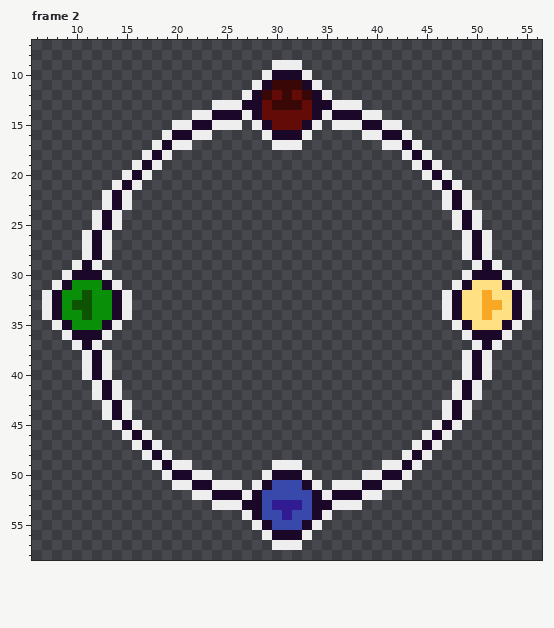
Edited in one commit: pixel-art file (Assets/Sprites/Aseprite/Hamonics Input UI.aseprite). The picture above was drawn from the file before the commit.
64x64 pixels, 5 frames. Shown: frame 2: x 6..56, y 7..58. The commit also changed other frames, which this record leaves out.
After the commit:
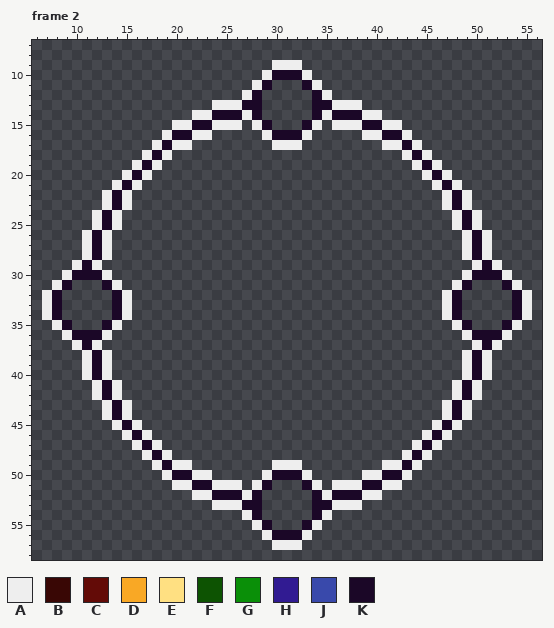
Palette (. is transparent): A #eeeeee  B #390705  C #630b07  D #f9a825  E #ffe082  F #0d5302  G #0a8f08  H #311b92  J #3949ab  K #1b0727
Changes in this commit:
layer "Layer 4" now hidden
--- frame 2
@@ x 27..35 @@
 10 ..AKKKA..
-11 .AKBBBKA.
-12 AKBCBCBKA
-13 KKCBBBCKK
-14 AKCCCCCKA
-15 .AKCCCKA.
+11 .AK...KA.
+12 AK.....KA
+13 KK.....KK
+14 AK.....KA
+15 .AK...KA.
 16 ..AKKKA..
@@ x 6..56 @@
 30 ...AKKKA...................................AKKKA...
-31 ..AKGGGKA.................................AKEEEKA..
-32 .AKGGFGGKA...............................AKEEDEEKA.
-33 .AKGFFGGKA...............................AKEEDDEKA.
-34 .AKGGFGGKA...............................AKEEDEEKA.
-35 ..AKGGGKA.................................AKEEEKA..
+31 ..AK...KA.................................AK...KA..
+32 .AK.....KA...............................AK.....KA.
+33 .AK.....KA...............................AK.....KA.
+34 .AK.....KA...............................AK.....KA.
+35 ..AK...KA.................................AK...KA..
 36 ...AKKKA...................................AKKKA...
@@ x 27..35 @@
 50 ..AKKKA..
-51 .AKJJJKA.
-52 AKJJJJJKA
-53 KKJHHHJKK
-54 AKJJHJJKA
-55 .AKJJJKA.
+51 .AK...KA.
+52 AK.....KA
+53 KK.....KK
+54 AK.....KA
+55 .AK...KA.
 56 ..AKKKA..
